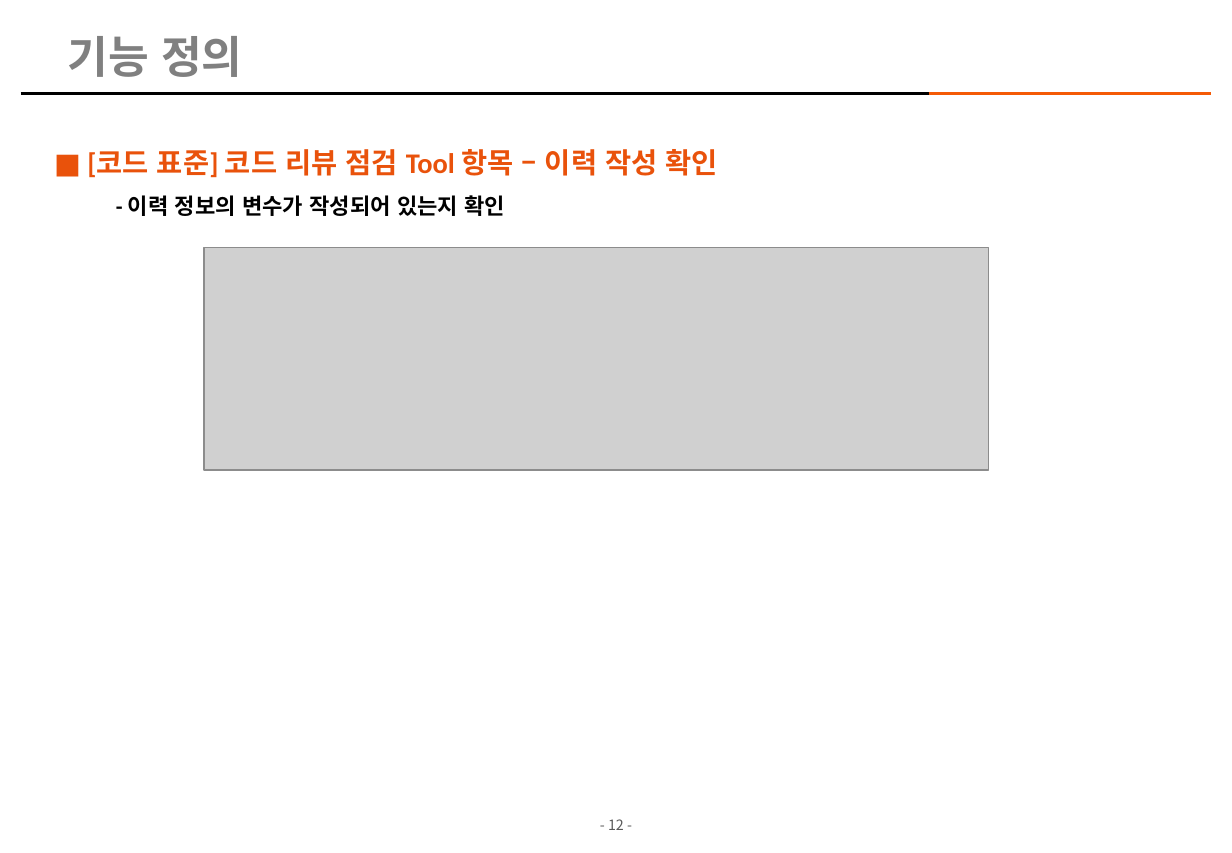
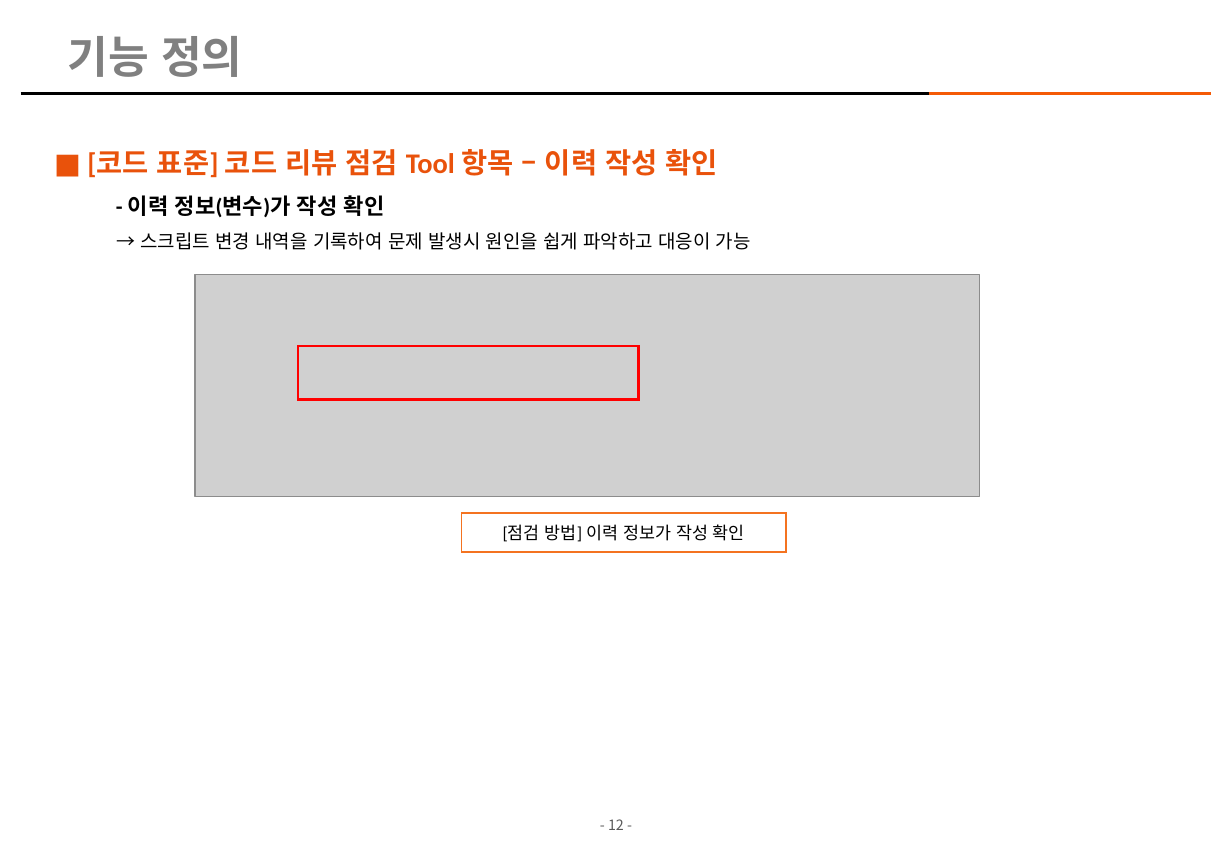
Before and after one commit to kimhopepa/PythonPjt, a slide deck: slide 12 of CodeReviewTool/doc/CodeReview_점검_Tool_개발계획서_rev07.pptx. Drawn at 1232x853 pixels with LibreOffice and Linux fonts; fonts in the diff are those of the drawing; grey boxes stand for pictures; background and template pictures are left out. Boxes give left, top, right and bottom in pixels: in the first picture for what was removed or moved away, otherwise in the second. Text is boxed around its words. In the diff, an @@ line names an element or a change of style, - is before the commit and + after.

```diff
--- a/CodeReviewTool/doc/CodeReview_점검_Tool_개발계획서_rev07.pptx
+++ b/CodeReviewTool/doc/CodeReview_점검_Tool_개발계획서_rev07.pptx
@@ text at box(128, 195, 751, 250): text changed; size 14 to 12 pt; bold off @@
-  - 이력 정보의 변수가 작성되어 있는지 확인
+  - 이력 정보(변수)가 작성 확인
+  → 스크립트 변경 내역을 기록하여 문제 발생시 원인을 쉽게 파악하고 대응이 가능
@@ picture: place and size @@
-picture at box(204, 248, 989, 471)
+picture at box(196, 274, 981, 497)
@@ rectangle added at box(298, 346, 638, 399), outline #FF0000 1.5 pt @@
@@ rectangle added at box(462, 513, 786, 552), fill #FFFFFF, outline #F47320 1 pt, 11 pt, text #000000 @@
+[점검 방법] 이력 정보가 작성 확인
```
Also in this commit, not shown: 10 other slides changed, 2 other files.
